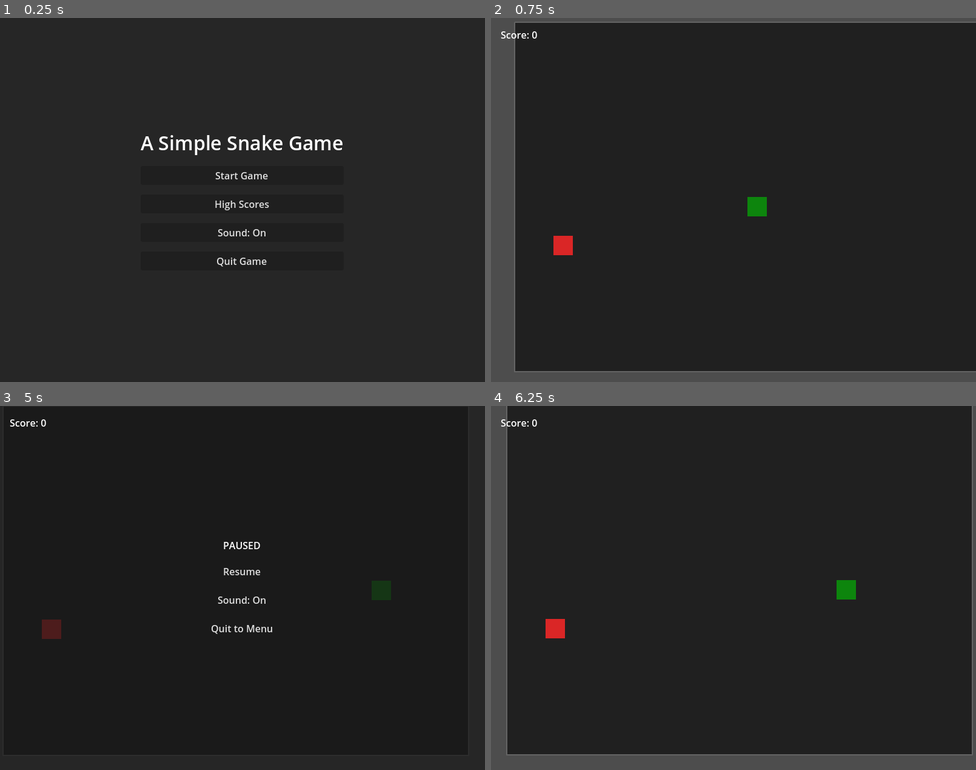
Above: before the commit, frames 1-4 (two rows, left to right).
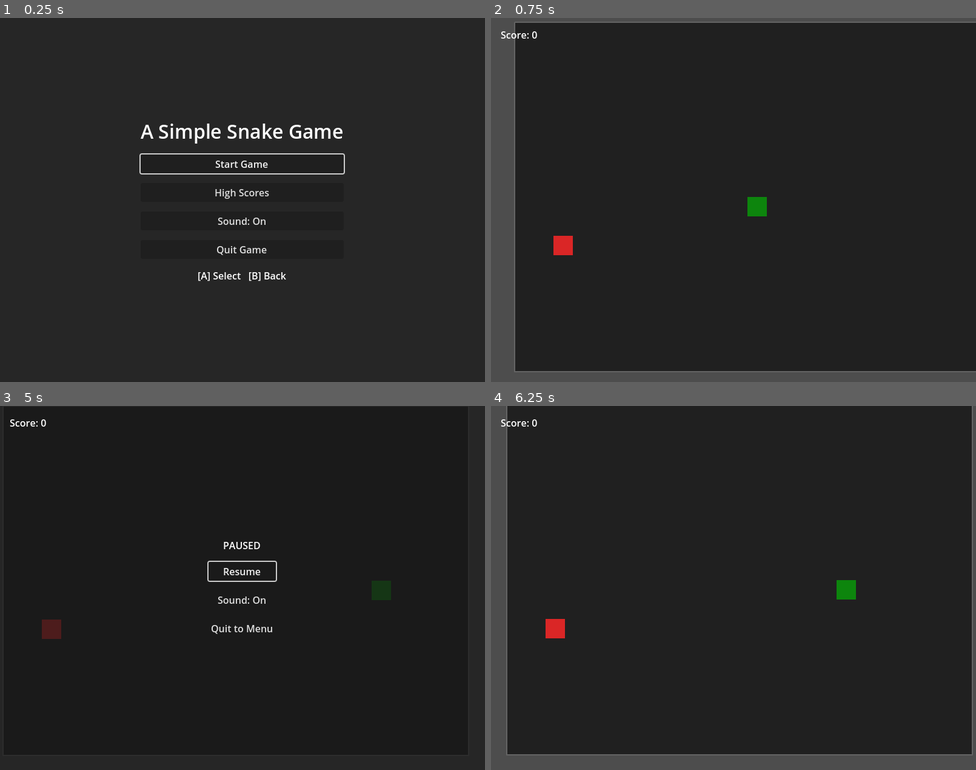
Above: after the commit, the same moments.

Repository: bluehexagons/snake2d
Game: Godot game, scene res://scenes/main/main.tscn
Same seed, same stepped clock (60 frames per second), same inputs: the game is played once before the commit and once after it.
Inputs:
- Up to frame 1 (0.25 s): no input
- Up to frame 2 (0.75 s): click "Start Game" at 0.5 s
- Up to frame 3 (5 s): hold Right (right) 1.28-2.03 s; hold Down (down) 2.03-2.78 s; hold Right (right) 2.78-3.53 s; hold Up (up) 3.53-4.28 s; hold Left (left) from 4.28 s (still down); tap Space (pause) at 4.9 s
- Up to frame 4 (6.25 s): tap R (retry) at 5.65 s; release Left (left) at 5.75 s; click "Resume" at 5.75 s

The runs differ from the first frame. In frame 1, 2.5% of the frame differs, in the area x 28-72%, y 29-73%; in frame 2, nothing differs; in frame 3, 0.1%; in frame 4, nothing differs.

Commit message:
(w/AI) Gamepad support

Diff:
--- a/autoload/audio_manager.gd
+++ b/autoload/audio_manager.gd
@@ -80,6 +80,14 @@
 	player.pitch_scale = 1.2
 	player.play()
 
+func play_focus():
+	if is_muted:
+		return
+	var player = get_available_player()
+	_generate_tone(player, BASE_FREQUENCY * 2, 0.05, -20, Waveform.TRIANGLE)
+	player.pitch_scale = 1.5
+	player.play()
+
 func reset_pitch():
 	current_pitch_momentum = 0.0
 	target_pitch_offset = 0.0
--- a/project.godot
+++ b/project.godot
@@ -28,34 +28,90 @@
 
 [input]
 
+ui_accept={
+"deadzone": 0.5,
+"events": [Object(InputEventKey,"resource_local_to_scene":false,"resource_name":"","device":0,"window_id":0,"alt_pressed":false,"shift_pressed":false,"ctrl_pressed":false,"meta_pressed":false,"pressed":false,"keycode":4194309,"physical_keycode":0,"key_label":0,"unicode":0,"location":0,"echo":false,"script":null)
+, Object(InputEventKey,"resource_local_to_scene":false,"resource_name":"","device":0,"window_id":0,"alt_pressed":false,"shift_pressed":false,"ctrl_pressed":false,"meta_pressed":false,"pressed":false,"keycode":4194310,"physical_keycode":0,"key_label":0,"unicode":0,"location":0,"echo":false,"script":null)
+, Object(InputEventKey,"resource_local_to_scene":false,"resource_name":"","device":0,"window_id":0,"alt_pressed":false,"shift_pressed":false,"ctrl_pressed":false,"meta_pressed":false,"pressed":false,"keycode":32,"physical_keycode":0,"key_label":0,"unicode":32,"location":0,"echo":false,"script":null)
+, Object(InputEventJoypadButton,"resource_local_to_scene":false,"resource_name":"","device":-1,"button_index":0,"pressure":0.0,"pressed":true,"script":null)
+]
+}
+ui_cancel={
+"deadzone": 0.5,
+"events": [Object(InputEventKey,"resource_local_to_scene":false,"resource_name":"","device":0,"window_id":0,"alt_pressed":false,"shift_pressed":false,"ctrl_pressed":false,"meta_pressed":false,"pressed":false,"keycode":4194305,"physical_keycode":0,"key_label":0,"unicode":0,"echo":false,"script":null)
+, Object(InputEventKey,"resource_local_to_scene":false,"resource_name":"","device":0,"window_id":0,"alt_pressed":false,"shift_pressed":false,"ctrl_pressed":false,"meta_pressed":false,"pressed":false,"keycode":4194308,"physical_keycode":0,"key_label":0,"unicode":0,"echo":false,"script":null)
+, Object(InputEventJoypadButton,"resource_local_to_scene":false,"resource_name":"","device":-1,"button_index":1,"pressure":0.0,"pressed":true,"script":null)
+]
+}
+ui_up={
+"deadzone": 0.5,
+"events": [Object(InputEventKey,"resource_local_to_scene":false,"resource_name":"","device":0,"window_id":0,"alt_pressed":false,"shift_pressed":false,"ctrl_pressed":false,"meta_pressed":false,"pressed":false,"keycode":4194320,"physical_keycode":0,"key_label":0,"unicode":0,"echo":false,"script":null)
+, Object(InputEventJoypadButton,"resource_local_to_scene":false,"resource_name":"","device":-1,"button_index":11,"pressure":0.0,"pressed":true,"script":null)
+, Object(InputEventJoypadMotion,"resource_local_to_scene":false,"resource_name":"","device":-1,"axis":1,"axis_value":-1.0,"script":null)
+, Object(InputEventKey,"resource_local_to_scene":false,"resource_name":"","device":-1,"window_id":0,"alt_pressed":false,"shift_pressed":false,"ctrl_pressed":false,"meta_pressed":false,"pressed":false,"keycode":0,"physical_keycode":87,"key_label":0,"unicode":119,"location":0,"echo":false,"script":null)
+]
+}
+ui_down={
+"deadzone": 0.5,
+"events": [Object(InputEventKey,"resource_local_to_scene":false,"resource_name":"","device":0,"window_id":0,"alt_pressed":false,"shift_pressed":false,"ctrl_pressed":false,"meta_pressed":false,"pressed":false,"keycode":4194322,"physical_keycode":0,"key_label":0,"unicode":0,"echo":false,"script":null)
+, Object(InputEventJoypadButton,"resource_local_to_scene":false,"resource_name":"","device":-1,"button_index":12,"pressure":0.0,"pressed":true,"script":null)
+, Object(InputEventJoypadMotion,"resource_local_to_scene":false,"resource_name":"","device":-1,"axis":1,"axis_value":1.0,"script":null)
+, Object(InputEventKey,"resource_local_to_scene":false,"resource_name":"","device":-1,"window_id":0,"alt_pressed":false,"shift_pressed":false,"ctrl_pressed":false,"meta_pressed":false,"pressed":false,"keycode":0,"physical_keycode":83,"key_label":0,"unicode":115,"location":0,"echo":false,"script":null)
+]
+}
+ui_left={
+"deadzone": 0.5,
+"events": [Object(InputEventKey,"resource_local_to_scene":false,"resource_name":"","device":0,"window_id":0,"alt_pressed":false,"shift_pressed":false,"ctrl_pressed":false,"meta_pressed":false,"pressed":false,"keycode":4194319,"physical_keycode":0,"key_label":0,"unicode":0,"echo":false,"script":null)
+, Object(InputEventJoypadButton,"resource_local_to_scene":false,"resource_name":"","device":-1,"button_index":13,"pressure":0.0,"pressed":true,"script":null)
+, Object(InputEventJoypadMotion,"resource_local_to_scene":false,"resource_name":"","device":-1,"axis":0,"axis_value":-1.0,"script":null)
+, Object(InputEventKey,"resource_local_to_scene":false,"resource_name":"","device":-1,"window_id":0,"alt_pressed":false,"shift_pressed":false,"ctrl_pressed":false,"meta_pressed":false,"pressed":false,"keycode":0,"physical_keycode":65,"key_label":0,"unicode":97,"location":0,"echo":false,"script":null)
+]
+}
+ui_right={
+"deadzone": 0.5,
+"events": [Object(InputEventKey,"resource_local_to_scene":false,"resource_name":"","device":0,"window_id":0,"alt_pressed":false,"shift_pressed":false,"ctrl_pressed":false,"meta_pressed":false,"pressed":false,"keycode":4194321,"physical_keycode":0,"key_label":0,"unicode":0,"echo":false,"script":null)
+, Object(InputEventJoypadButton,"resource_local_to_scene":false,"resource_name":"","device":-1,"button_index":14,"pressure":0.0,"pressed":true,"script":null)
+, Object(InputEventJoypadMotion,"resource_local_to_scene":false,"resource_name":"","device":-1,"axis":0,"axis_value":1.0,"script":null)
+, Object(InputEventKey,"resource_local_to_scene":false,"resource_name":"","device":-1,"window_id":0,"alt_pressed":false,"shift_pressed":false,"ctrl_pressed":false,"meta_pressed":false,"pressed":false,"keycode":0,"physical_keycode":68,"key_label":0,"unicode":100,"location":0,"echo":false,"script":null)
+]
+}
 up={
 "deadzone": 0.5,
 "events": [Object(InputEventKey,"resource_local_to_scene":false,"resource_name":"","device":-1,"window_id":0,"alt_press …(195 unchanged characters)…
 , Object(InputEventKey,"resource_local_to_scene":false,"resource_name":"","device":-1,"window_id":0,"alt_pressed":false …(183 unchanged characters)…
+, Object(InputEventJoypadButton,"resource_local_to_scene":false,"resource_name":"","device":-1,"button_index":11,"pressure":0.0,"pressed":true,"script":null)
+, Object(InputEventJoypadMotion,"resource_local_to_scene":false,"resource_name":"","device":-1,"axis":1,"axis_value":-1.0,"script":null)
 ]
 }
 down={
 "deadzone": 0.5,
 "events": [Object(InputEventKey,"resource_local_to_scene":false,"resource_name":"","device":-1,"window_id":0,"alt_press …(195 unchanged characters)…
 , Object(InputEventKey,"resource_local_to_scene":false,"resource_name":"","device":-1,"window_id":0,"alt_pressed":false …(183 unchanged characters)…
+, Object(InputEventJoypadButton,"resource_local_to_scene":false,"resource_name":"","device":-1,"button_index":12,"pressure":0.0,"pressed":true,"script":null)
+, Object(InputEventJoypadMotion,"resource_local_to_scene":false,"resource_name":"","device":-1,"axis":1,"axis_value":1.0,"script":null)
 ]
 }
 left={
 "deadzone": 0.5,
 "events": [Object(InputEventKey,"resource_local_to_scene":false,"resource_name":"","device":-1,"window_id":0,"alt_press …(195 unchanged characters)…
 , Object(InputEventKey,"resource_local_to_scene":false,"resource_name":"","device":-1,"window_id":0,"alt_pressed":false …(182 unchanged characters)…
+, Object(InputEventJoypadButton,"resource_local_to_scene":false,"resource_name":"","device":-1,"button_index":13,"pressure":0.0,"pressed":true,"script":null)
+, Object(InputEventJoypadMotion,"resource_local_to_scene":false,"resource_name":"","device":-1,"axis":0,"axis_value":-1.0,"script":null)
 ]
 }
 right={
 "deadzone": 0.5,
 "events": [Object(InputEventKey,"resource_local_to_scene":false,"resource_name":"","device":-1,"window_id":0,"alt_press …(195 unchanged characters)…
 , Object(InputEventKey,"resource_local_to_scene":false,"resource_name":"","device":-1,"window_id":0,"alt_pressed":false …(183 unchanged characters)…
+, Object(InputEventJoypadButton,"resource_local_to_scene":false,"resource_name":"","device":-1,"button_index":14,"pressure":0.0,"pressed":true,"script":null)
+, Object(InputEventJoypadMotion,"resource_local_to_scene":false,"resource_name":"","device":-1,"axis":0,"axis_value":1.0,"script":null)
 ]
 }
 pause={
 "deadzone": 0.5,
 "events": [Object(InputEventKey,"resource_local_to_scene":false,"resource_name":"","device":-1,"window_id":0,"alt_press …(191 unchanged characters)…
 , Object(InputEventKey,"resource_local_to_scene":false,"resource_name":"","device":-1,"window_id":0,"alt_pressed":false …(183 unchanged characters)…
+, Object(InputEventJoypadButton,"resource_local_to_scene":false,"resource_name":"","device":-1,"button_index":6,"pressure":0.0,"pressed":true,"script":null)
 ]
 }
 retry={
--- a/scenes/main/main.gd
+++ b/scenes/main/main.gd
@@ -107,6 +107,28 @@
 
 	_update_scores_display(false)  # Initialize scores display
 
+	# Connect focus sounds to all buttons
+	for button in _get_all_buttons():
+		button.focus_entered.connect(AudioManager.play_focus)
+
+	# Set initial focus
+	_update_menu_focus()
+
+func _get_all_buttons() -> Array:
+	var buttons = []
+	buttons.append_array($UILayer/MainMenu/VBoxContainer.get_children().filter(func(n): return n is Button))
+	buttons.append_array($UILayer/PauseMenu/VBoxContainer.get_children().filter(func(n): return n is Button))
+	buttons.append_array($UILayer/GameOverContainer/VBoxContainer.get_children().filter(func(n): return n is Button))
+	return buttons
+
+func _update_menu_focus():
+	if $UILayer/MainMenu.visible:
+		$UILayer/MainMenu/VBoxContainer/StartButton.grab_focus()
+	elif $UILayer/PauseMenu.visible:
+		$UILayer/PauseMenu/VBoxContainer/ResumeButton.grab_focus()
+	elif $UILayer/GameOverContainer.visible:
+		$UILayer/GameOverContainer/VBoxContainer/RestartButton.grab_focus()
+
 func _on_start_pressed():
 	get_tree().paused = false
 	$UIBackground.visible = false
@@ -114,6 +136,7 @@
 	$UILayer/ScoreLabel.visible = true
 	$GameViewport/SubViewport/GameWorld.visible = true
 	_start_game()
+	_update_menu_focus()
 
 func _start_game():
 	in_game = true
@@ -196,6 +219,7 @@
 	$UILayer/ScoreLabel.visible = false
 	$GameViewport/SubViewport/GameWorld.visible = false
 	_update_scores_display(false)
+	_update_menu_focus()
 
 func _cleanup_game():
 	# Reset nodes
@@ -371,6 +395,7 @@
 	$UIBackground.visible = true
 	$UILayer/GameOverContainer.visible = true
 	$UILayer/GameOverContainer/VBoxContainer/ScoreLabel.text = "Final Score: " + str(score)
+	_update_menu_focus()
 
 func _on_restart_pressed():
 	$UIBackground.visible = false
@@ -379,12 +404,23 @@
 	_start_game()
 
 func _process(_delta):
-	# Handle pause input regardless of game state
+	# Handle back button in menus
+	if Input.is_action_just_pressed("ui_cancel"):
+		if $UILayer/GameOverContainer.visible or $UILayer/PauseMenu.visible:
+			_on_quit_to_menu_pressed()
+		elif not in_game:
+			_on_quit_game_pressed()
+
+	# Handle pause input during gameplay
 	if in_game and not game_over and Input.is_action_just_pressed("pause"):
 		if paused:
 			_on_resume_pressed()
 		else:
 			_toggle_pause()
+
+	# Only allow keyboard retry during game over
+	if game_over and Input.is_action_just_pressed("retry"):
+		_on_restart_pressed()
 
 	# Only update game logic when not paused
 	if in_game and not game_over and not paused:
@@ -438,6 +474,7 @@
 	# Update UI
 	$UIBackground.visible = paused
 	$UILayer/PauseMenu.visible = paused
+	_update_menu_focus()
 
 func _on_resume_pressed():
 	_toggle_pause()
--- a/scenes/snake/snake.gd
+++ b/scenes/snake/snake.gd
@@ -14,15 +14,20 @@
 
 func _process(_delta):
 	if can_move:
-		# Only update next_direction if it's a valid turn
-		if Input.is_action_pressed("up") and direction != Vector2.DOWN:
-			next_direction = Vector2.UP
-		if Input.is_action_pressed("down") and direction != Vector2.UP:
-			next_direction = Vector2.DOWN
-		if Input.is_action_pressed("left") and direction != Vector2.RIGHT:
-			next_direction = Vector2.LEFT
-		if Input.is_action_pressed("right") and direction != Vector2.LEFT:
-			next_direction = Vector2.RIGHT
+		var input_x = Input.get_axis("left", "right")
+		var input_y = Input.get_axis("up", "down")
+
+		# Only update direction if there's significant input
+		if abs(input_x) > 0.5 or abs(input_y) > 0.5:
+			# Choose the strongest input direction
+			if abs(input_x) > abs(input_y):
+				next_direction = Vector2(sign(input_x), 0)
+			else:
+				next_direction = Vector2(0, sign(input_y))
+
+			# Don't allow reversing
+			if next_direction == -direction:
+				next_direction = direction
 
 func move():
 	# Apply the buffered direction
--- a/scenes/ui/main_menu.tscn
+++ b/scenes/ui/main_menu.tscn
@@ -10,6 +10,7 @@
 
 [node name="VBoxContainer" type="VBoxContainer" parent="."]
 layout_mode = 2
+focus_mode = 2
 theme_override_constants/separation = 16
 
 [node name="TitleLabel" type="Label" parent="VBoxContainer"]
@@ -33,16 +34,33 @@
 
 [node name="StartButton" type="Button" parent="VBoxContainer"]
 layout_mode = 2
+focus_neighbor_top = NodePath("../QuitButton")
+focus_neighbor_bottom = NodePath("../ScoresButton")
 text = "Start Game"
 
 [node name="ScoresButton" type="Button" parent="VBoxContainer"]
 layout_mode = 2
+focus_neighbor_top = NodePath("../StartButton")
+focus_neighbor_bottom = NodePath("../SoundButton")
 text = "High Scores"
 
 [node name="SoundButton" type="Button" parent="VBoxContainer"]
 layout_mode = 2
+focus_neighbor_top = NodePath("../ScoresButton")
+focus_neighbor_bottom = NodePath("../QuitButton")
 text = "Sound: On"
 
 [node name="QuitButton" type="Button" parent="VBoxContainer"]
 layout_mode = 2
+focus_neighbor_top = NodePath("../SoundButton")
+focus_neighbor_bottom = NodePath("../StartButton")
 text = "Quit Game"
+
+[node name="ButtonHints" type="HBoxContainer" parent="VBoxContainer"]
+layout_mode = 2
+alignment = 1
+
+[node name="Label" type="Label" parent="VBoxContainer/ButtonHints"]
+layout_mode = 2
+text = "[A] Select   [B] Back"
+horizontal_alignment = 1
--- a/scenes/ui/pause_menu.tscn
+++ b/scenes/ui/pause_menu.tscn
@@ -11,6 +11,7 @@
 [node name="VBoxContainer" type="VBoxContainer" parent="."]
 layout_mode = 2
 theme_override_constants/separation = 16
+focus_mode = 2
 
 [node name="Label" type="Label" parent="VBoxContainer"]
 layout_mode = 2
@@ -19,12 +20,18 @@
 
 [node name="ResumeButton" type="Button" parent="VBoxContainer"]
 layout_mode = 2
+focus_neighbor_top = NodePath("../QuitButton")
+focus_neighbor_bottom = NodePath("../SoundButton")
 text = "Resume"
 
 [node name="SoundButton" type="Button" parent="VBoxContainer"]
 layout_mode = 2
+focus_neighbor_top = NodePath("../ResumeButton")
+focus_neighbor_bottom = NodePath("../QuitButton")
 text = "Sound: On"
 
 [node name="QuitButton" type="Button" parent="VBoxContainer"]
 layout_mode = 2
+focus_neighbor_top = NodePath("../SoundButton")
+focus_neighbor_bottom = NodePath("../ResumeButton")
 text = "Quit to Menu"
